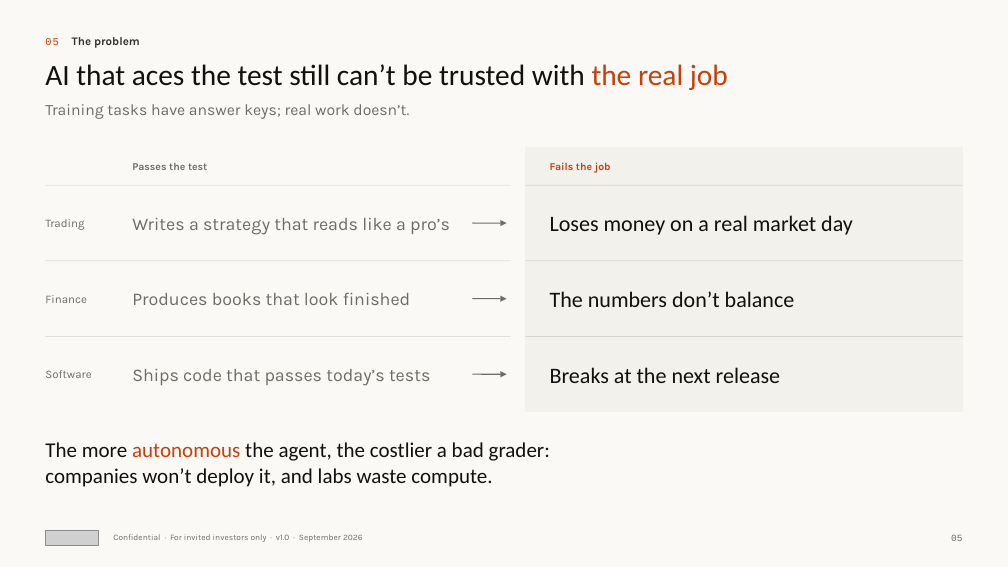
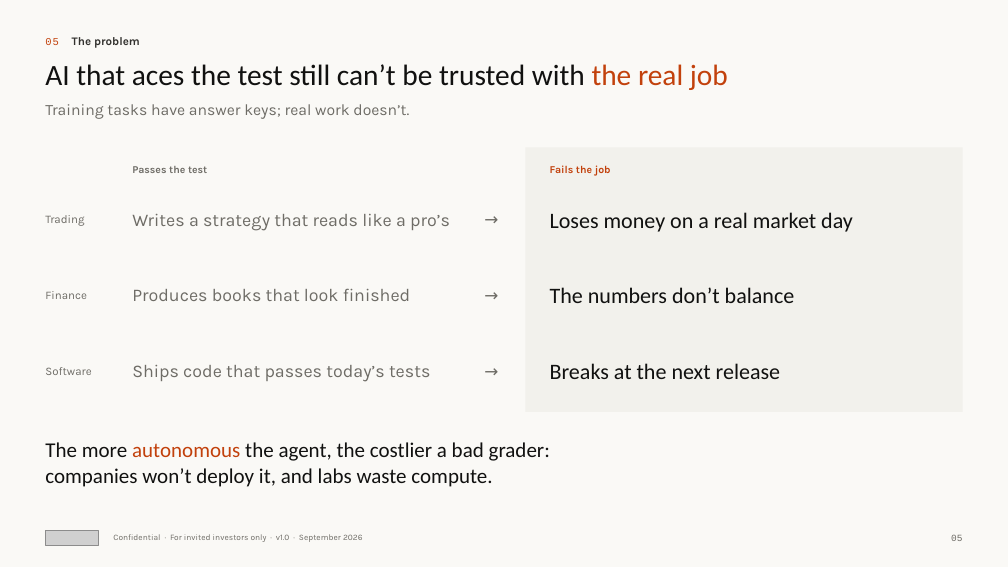
Before and after one commit to wangchen0802/Delta1, a slide deck: slide 5 of SimReal-Seed-Deck-EN.pptx. Drawn at 1008x567 pixels with LibreOffice and Linux fonts; fonts in the diff are those of the drawing; grey boxes stand for pictures. Boxes give left, top, right and bottom in pixels: in the first picture for what was removed or moved away, otherwise in the second. Text is boxed around its words. In the diff, an @@ line names an element or a change of style, - is before the commit and + after.

```diff
--- a/SimReal-Seed-Deck-EN.pptx
+++ b/SimReal-Seed-Deck-EN.pptx
@@ rectangle at box(526, 147, 963, 412): outline #F2F1EC 1 pt to none @@
@@ line removed from (45, 185) to (510, 185) @@
@@ text added at box(469, 181, 514, 257), 16 pt, text #6E6C66 @@
+→
@@ line removed from (526, 185) to (963, 185) @@
@@ arrow removed from (473, 223) to (507, 223) @@
@@ line removed from (45, 261) to (510, 261) @@
@@ text added at box(469, 257, 514, 333), 16 pt, text #6E6C66 @@
+→
@@ line removed from (526, 261) to (963, 261) @@
@@ arrow removed from (473, 299) to (507, 299) @@
@@ line removed from (45, 337) to (510, 337) @@
@@ text added at box(469, 333, 514, 408), 16 pt, text #6E6C66 @@
+→
@@ line removed from (526, 337) to (963, 337) @@
@@ 7 texts: place and size @@
-7 texts at box(45, 218, 795, 386)
+7 texts at box(45, 214, 795, 382)
@@ arrow removed from (473, 374) to (507, 374) @@
```
Also in this commit, not shown: 16 other slides changed, 4 other files.
